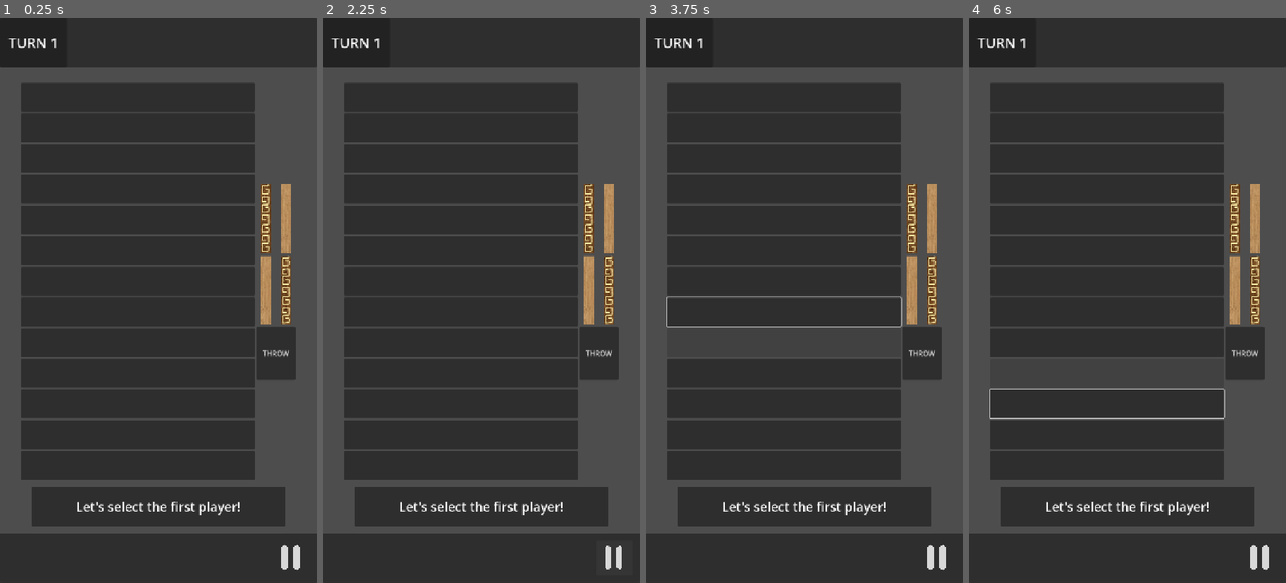
Above: before the commit, frames 1-4 (left to right).
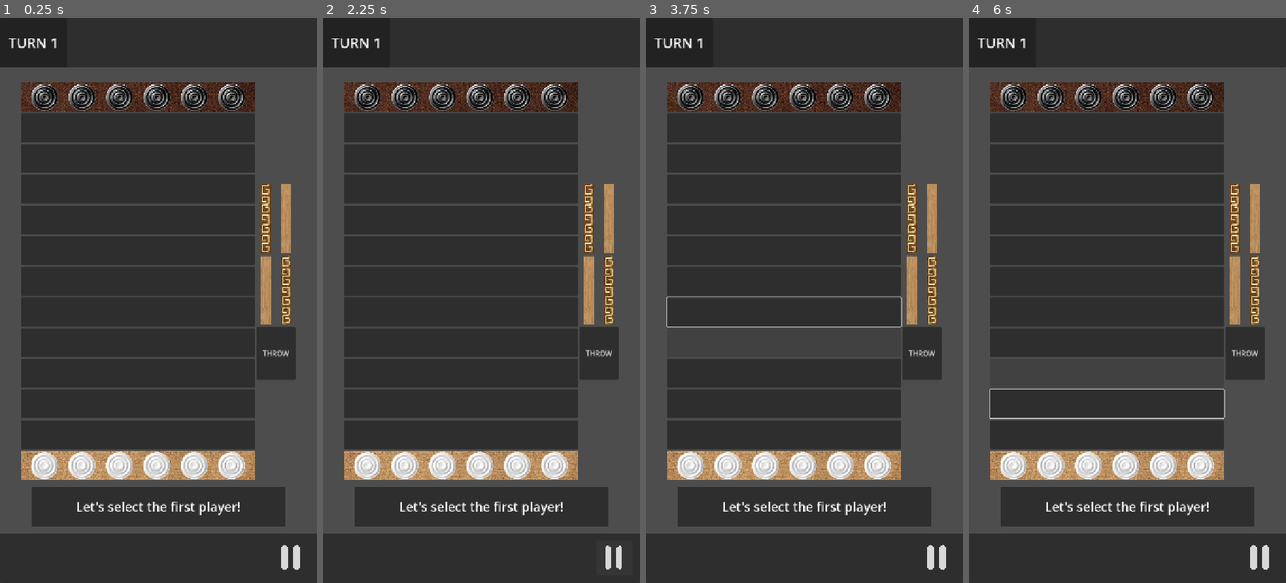
Above: after the commit, the same moments.

Repository: LeYohan-rgb/trad-games-hub
Game: Godot game, scene res://Scenes/bul_room.tscn
Same seed, same stepped clock (60 frames per second), same inputs: the game is played once before the commit and once after it. This scene is started directly instead of the project's main scene.
Inputs (mouse positions are in pixels of both pictures, inside the frame that each line leads up to):
- Up to frame 1 (0.25 s): no input
- Up to frame 2 (2.25 s): click (462, 97) at 0.52 s; click "THROW" at 1.25 s; click (614, 560) at 2 s
- Up to frame 3 (3.75 s): tap Enter at 2.75 s; move the mouse to (874, 272) at 2.77 s; hold Right 2.78-3.53 s; tap Alt at 2.85 s; click (874, 272) at 2.92 s; tap Space at 3.5 s; move the mouse to (741, 328) at 3.52 s; hold Down from 3.53 s (still down); tap Shift at 3.6 s
- Up to frame 4 (6 s): tap Enter at 4.25, 5.75 s; move the mouse to (1159, 176) at 4.27 s; release Down at 4.28 s; hold Right 4.28-5.03 s; tap Alt at 4.35, 5.85 s; tap Space at 5 s; move the mouse to (1111, 413) at 5.02 s; hold Up 5.03-5.78 s; tap Shift at 5.1 s; click (1111, 413) at 5.17 s; move the mouse to (1222, 385) at 5.77 s; hold Left from 5.78 s (still down)

The runs differ from the first frame. In frame 1, 6.8% of the frame differs, in the area x 6-81%, y 11-82%; in frame 2, 6.8%; in frame 3, 6.8%; in frame 4, 6.8%.

Commit message:
Adding the sprites for the rows of the board

Diff:
--- a/Scenes/bul_room.tscn
+++ b/Scenes/bul_room.tscn
@@ -2,8 +2,10 @@
 
 [ext_resource type="Script" uid="uid://baby5xptbu4aj" path="res://Scripts/bul_room.gd" id="1_2eaeg"]
 [ext_resource type="Texture2D" uid="uid://bgu3dya37klo2" path="res://Graphics/bul_game/null_piece.png" id="2_drqac"]
+[ext_resource type="Texture2D" uid="uid://ljg4q5xejvsq" path="res://Graphics/bul_game/client_pieces_6.png" id="2_i7i8d"]
 [ext_resource type="Texture2D" uid="uid://ud8p3ts34nga" path="res://Graphics/general_icons/pause_icon.png" id="3_dg6wr"]
 [ext_resource type="Texture2D" uid="uid://qhsmtpa68gsr" path="res://Graphics/bul_game/stick_up.png" id="3_woo1q"]
+[ext_resource type="Texture2D" uid="uid://c7kyk67lj8h4f" path="res://Graphics/bul_game/host_pieces_6.png" id="4_370nd"]
 [ext_resource type="Texture2D" uid="uid://bouwt5rcwl453" path="res://Graphics/bul_game/stick_down.png" id="4_karr0"]
 
 [sub_resource type="StyleBoxEmpty" id="StyleBoxEmpty_jague"]
@@ -86,17 +88,24 @@
 size_flags_horizontal = 3
 size_flags_stretch_ratio = 3.0
 
-[node name="HBoxContainer" type="HBoxContainer" parent="main_container/board_container" unique_id=1774660678]
-layout_mode = 2
-size_flags_vertical = 3
-
-[node name="Button" type="Button" parent="main_container/board_container/HBoxContainer" unique_id=313218323]
-layout_mode = 2
-size_flags_horizontal = 3
-theme_override_font_sizes/font_size = 36
-icon = ExtResource("2_drqac")
-icon_alignment = 1
-expand_icon = true
+[node name="HBoxContainer" type="Panel" parent="main_container/board_container" unique_id=114139248]
+layout_mode = 2
+size_flags_vertical = 3
+
+[node name="Button" type="Button" parent="main_container/board_container/HBoxContainer" unique_id=613915924]
+layout_mode = 0
+offset_right = 531.0
+offset_bottom = 66.0
+size_flags_horizontal = 3
+theme_override_font_sizes/font_size = 36
+alignment = 0
+icon_alignment = 1
+expand_icon = true
+
+[node name="Sprite2D" type="Sprite2D" parent="main_container/board_container/HBoxContainer" unique_id=1532766503]
+position = Vector2(265.5, 33)
+scale = Vector2(0.5, 0.5)
+texture = ExtResource("2_i7i8d")
 
 [node name="HBoxContainer2" type="HBoxContainer" parent="main_container/board_container" unique_id=690085727]
 layout_mode = 2
@@ -230,17 +239,24 @@
 icon_alignment = 1
 expand_icon = true
 
-[node name="HBoxContainer13" type="HBoxContainer" parent="main_container/board_container" unique_id=2117686252]
+[node name="HBoxContainer13" type="Panel" parent="main_container/board_container" unique_id=62097218]
 layout_mode = 2
 size_flags_vertical = 3
 
 [node name="Button" type="Button" parent="main_container/board_container/HBoxContainer13" unique_id=1989064563]
-layout_mode = 2
-size_flags_horizontal = 3
-theme_override_font_sizes/font_size = 36
-icon = ExtResource("2_drqac")
-icon_alignment = 1
-expand_icon = true
+layout_mode = 0
+offset_right = 531.0
+offset_bottom = 66.0
+size_flags_horizontal = 3
+theme_override_font_sizes/font_size = 36
+alignment = 0
+icon_alignment = 1
+expand_icon = true
+
+[node name="Sprite2D" type="Sprite2D" parent="main_container/board_container/HBoxContainer13" unique_id=2032201999]
+position = Vector2(265.5, 33)
+scale = Vector2(0.5, 0.5)
+texture = ExtResource("4_370nd")
 
 [node name="sticks_container" type="VBoxContainer" parent="main_container" unique_id=1639010885]
 layout_mode = 2
Binary file added: Graphics/bul_game/client_pieces_6.png
Not shown, added: Graphics/bul_game/client_pieces_6.png.import
Binary file added: Graphics/bul_game/host_pieces_6.png
Not shown, added: Graphics/bul_game/host_pieces_6.png.import
